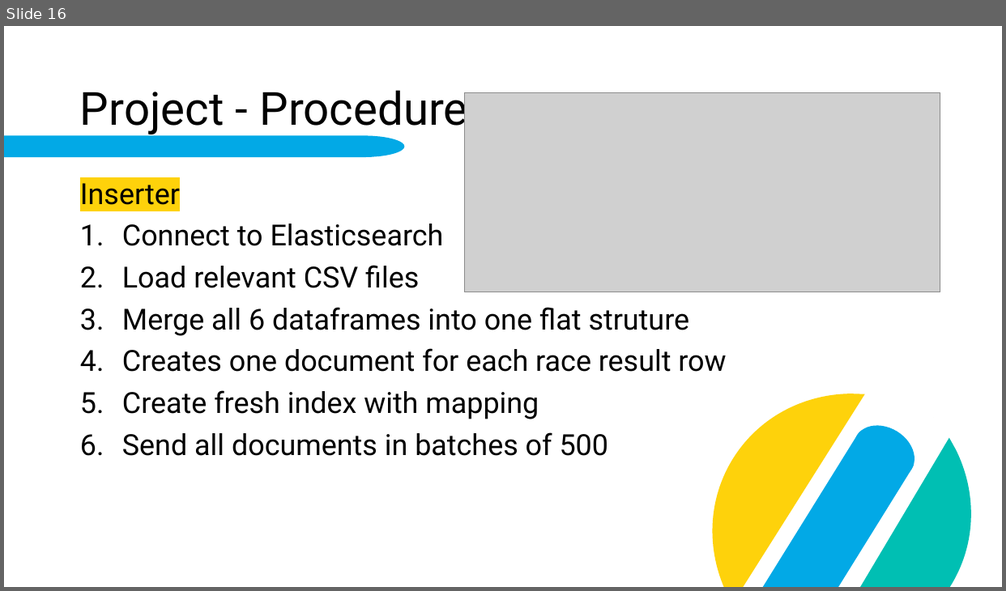
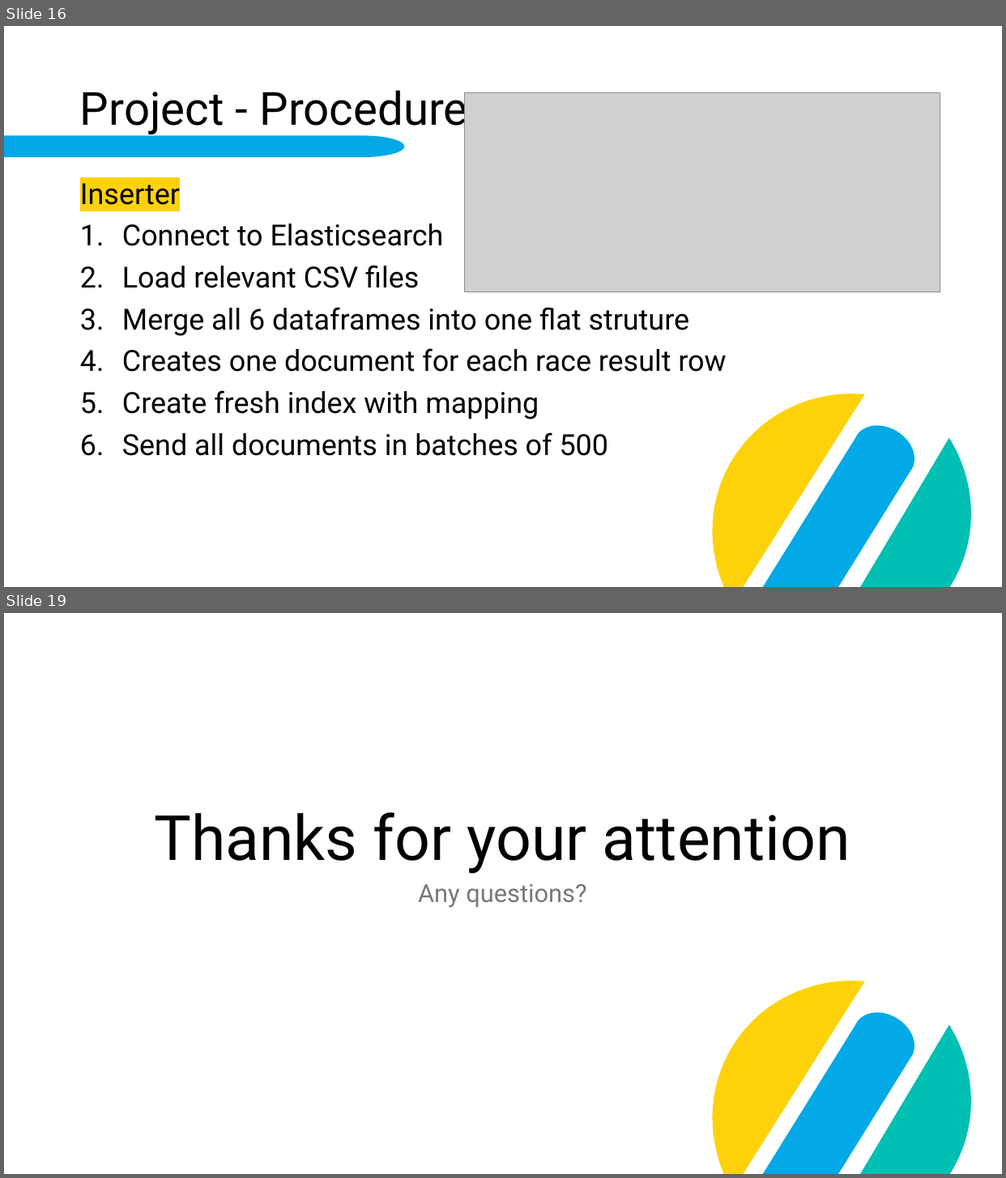
Before and after one commit to fabi2k03/dab_elasticsearch_paper, a slide deck: Elasticsearch.pptx. Shown one above the other, each under a label of ours: slide 16 before the commit, slides 16 and 19 after it; the slides between them are not shown. The pictures are 1006x591 and 1006x1178 pixels, drawn with LibreOffice and Linux fonts; fonts in the diff are those of the drawing; grey boxes stand for pictures; background and template pictures are left out. Boxes give left, top, right and bottom in pixels: in the first picture for what was removed or moved away, otherwise in the second. Text is boxed around its words. In the diff, an @@ line names an element or a change of style, - is before the commit and + after.

```diff
--- a/Elasticsearch.pptx
+++ b/Elasticsearch.pptx
@@ slide 19 added at [4, 613, 1002, 1174], background #FFFFFF; not listed: 4 template elements that a slide beside it also shows @@
@@ title added at [154, 812, 850, 874], 60 pt, text #000000 @@
+Thanks for your attention
@@ text added at [418, 884, 586, 908], 24 pt, text #797979 @@
+Any questions?
```
Also in this commit, not shown: 3 slides changed, 2 other slides added.
